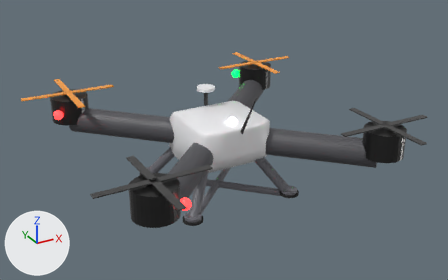
A saved change to the FBX model SmogBuster/Assets/SmogBusterProject/Models/Quadcopter_Drone.fbx.
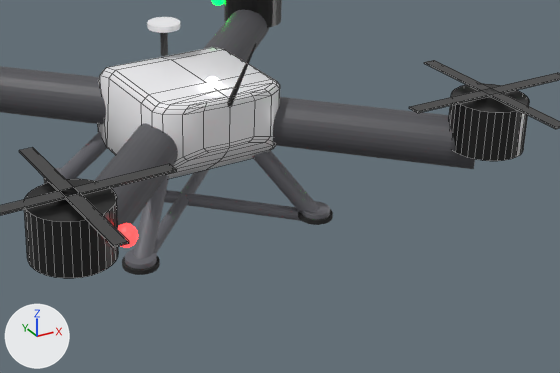
Old and new are each drawn whole from a 50 mm camera at (-2.62, -4.886, 2.969) aimed at (0.093, 0.048, 0.503) and again close up on the part from 26% to 95% of the width and 27% to 100% of the height. Arrows for +X, +Y and +Z are at lower left; the lights stay in place. The first two pictures are the older version. The close-ups show mesh edges as thin lines. Where no turn or scale is listed for an object, it has been applied to the vertices.

In view in the first close-up: 'Arm_BL', 'Arm_BR', 'Arm_FL', 'Arm_FR', 'Brace_2', 'Drone_Body', 'Leg_BL', 'Leg_BR', 'Motor_BL', 'Motor_BR', 'Prop_BL', 'Prop_BR' and 10 more.
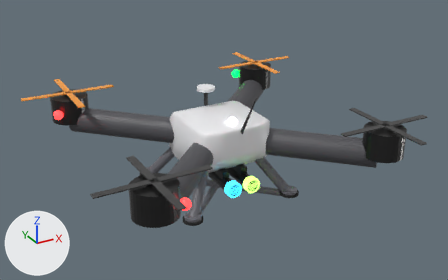
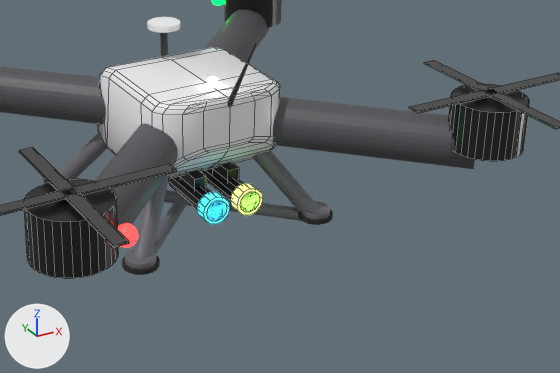
Commit message: Add beam and seed cannons to the Buster-1 drone model

What differs and where, as boxes (x1, y1, x2, y2) in the close-ups (560 x 373 px):
'Cannon_Beam', added
    after: (169, 170, 230, 224)
    faces in mat_mat_motor (dark grey #303030): (169, 170, 226, 221)
    faces in mat_mat_cannon_beam (cyan #3fd3ff, glowing cyan #3fd3ff): (197, 192, 230, 224)
'Cannon_Seed', added
    after: (201, 162, 263, 215)
    faces in mat_mat_motor (dark grey #303030): (201, 162, 260, 212)
    faces in mat_mat_cannon_seed (green #b3f96c, glowing green #b3f96c): (231, 183, 263, 215)

Edits to the bpy script that builds the scene:
```text
Add mat_mat_cannon_seed:
    mat_mat_cannon_seed = principled_material('Mat_Cannon_Seed')
    mat_mat_cannon_seed.base_color = (0.45, 0.95, 0.15)  # green #b3f96c
    mat_mat_cannon_seed.roughness = 0.4
    mat_mat_cannon_seed.emission_color = (0.45, 0.95, 0.15)  # green #b3f96c
    mat_mat_cannon_seed.emission_strength = 2.0
Add mat_mat_cannon_beam:
    mat_mat_cannon_beam = principled_material('Mat_Cannon_Beam')
    mat_mat_cannon_beam.base_color = (0.05, 0.65, 1.0)  # cyan #3fd3ff
    mat_mat_cannon_beam.roughness = 0.4
    mat_mat_cannon_beam.emission_color = (0.05, 0.65, 1.0)  # cyan #3fd3ff
    mat_mat_cannon_beam.emission_strength = 2.0
Add me_cannon_seed_mesh:
    me_cannon_seed_mesh.from_pydata(...)  # a box spanning x -0.035..0.035, y 0.172..0.332, z 0.0..0.116, material slot 0; a 12-sided cylinder along y spanning x -0.06..0.06, y 0.0..0.42, z -0.06..0.06, material slot 0; a 12-sided cylinder along y spanning x -0.078..0.078, y 0.0..0.07, z -0.078..0.078, material slot 1
    me_cannon_seed_mesh.materials.append(mat_mat_motor)  # dark grey #303030
    me_cannon_seed_mesh.materials.append(mat_mat_cannon_seed)  # green #b3f96c, glowing green #b3f96c
Add me_cannon_beam_mesh:
    me_cannon_beam_mesh.from_pydata(...)  # a box spanning x -0.035..0.035, y 0.172..0.332, z 0.0..0.116, material slot 0; a 12-sided cylinder along y spanning x -0.06..0.06, y 0.0..0.42, z -0.06..0.06, material slot 0; a 12-sided cylinder along y spanning x -0.078..0.078, y 0.0..0.07, z -0.078..0.078, material slot 1
    me_cannon_beam_mesh.materials.append(mat_mat_motor)  # dark grey #303030
    me_cannon_beam_mesh.materials.append(mat_mat_cannon_beam)  # cyan #3fd3ff, glowing cyan #3fd3ff
Add ob_cannon_seed:
    ob_cannon_seed = bpy.data.objects.new('Cannon_Seed', me_cannon_seed_mesh)
    ob_cannon_seed.location = (0.141, -0.44, 0.205)
Add ob_cannon_beam:
    ob_cannon_beam = bpy.data.objects.new('Cannon_Beam', me_cannon_beam_mesh)
    ob_cannon_beam.location = (-0.059, -0.44, 0.205)
```
